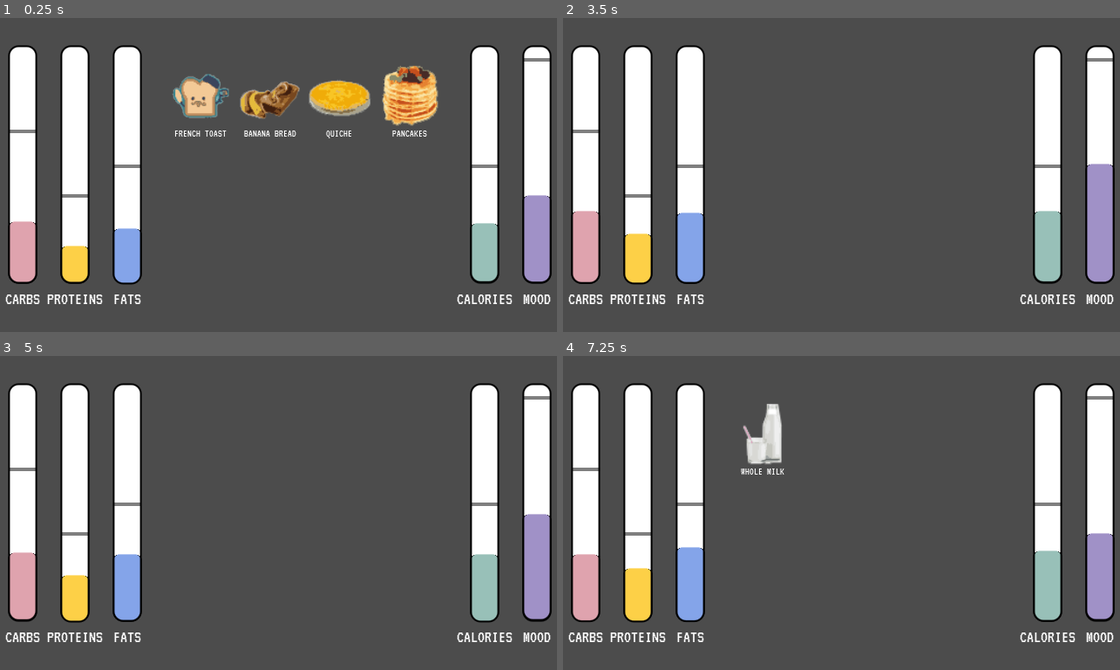
Above: before the commit, frames 1-4 (two rows, left to right).
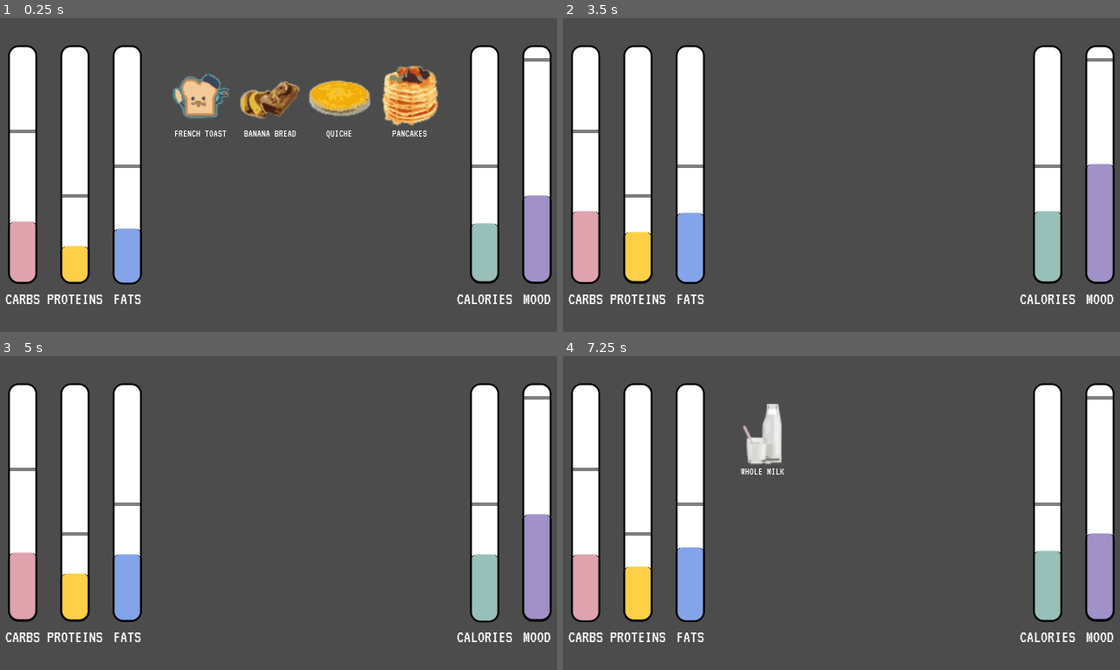
Above: after the commit, the same moments.

Repository: knightsean00/hippo
Game: Godot game, scene res://Scene/Game.tscn
Same seed, same stepped clock (60 frames per second), same inputs: the game is played once before the commit and once after it.
Inputs (mouse positions are in pixels of both pictures, inside the frame that each line leads up to):
- Up to frame 1 (0.25 s): no input
- Up to frame 2 (3.5 s): move the mouse to (763, 118) at 0.52 s; click (763, 118) at 0.67 s; move the mouse to (730, 190) at 1.27 s; click (730, 190) at 1.42 s; move the mouse to (897, 105) at 2.02 s; click (897, 105) at 2.17 s; move the mouse to (813, 237) at 2.77 s; click (813, 237) at 2.92 s
- Up to frame 3 (5 s): move the mouse to (445, 560) at 3.52 s; click (445, 560) at 3.67 s; move the mouse to (111, 465) at 4.27 s; click (111, 465) at 4.42 s
- Up to frame 4 (7.25 s): move the mouse to (869, 513) at 5.02 s; click (869, 513) at 5.17 s; move the mouse to (757, 434) at 5.77 s; click (757, 434) at 5.92 s; move the mouse to (763, 365) at 6.52 s; click (763, 365) at 6.67 s

The runs differ from the first frame. In frame 2, 0.1% of the frame differs, in the area x 10-16%, y 68-85%; in frame 3, 0.1%; in frame 4, less than 0.1%.

Commit message:
Add loss screen

Diff:
--- a/src/Panel.gd
+++ b/src/Panel.gd
@@ -29,9 +29,9 @@
 	self.set_size(space[0])
 
 	if cur_val > max_val:
-		emit_signal("LOSE", " was too high...")
+		emit_signal("LOSE", true)
 	elif cur_val < 0:
-		emit_signal("LOSE", " was too low...")
+		emit_signal("LOSE", false)
 
 
 func calc_space(cur_val, max_val):
--- a/src/Scene/Level.gd
+++ b/src/Scene/Level.gd
@@ -20,7 +20,7 @@
 		"init_val": 25,
 		"max_val": 160,
 		"ideal_val": 60,
-		"rate": -.025,
+		"rate": -.024,
 		"color": Color("#FED148"),
 		"position": Vector2(35, 16)
 	},
--- a/src/Scene/ParentBar.gd
+++ b/src/Scene/ParentBar.gd
@@ -31,11 +31,20 @@
 	var ideal_pos = (1 - (float(self.ideal_val) / float(self.max_val))) * self.get_size().y
 	ideal.set_position(Vector2(0, ideal_pos))
 
-	if label != "mood":
-		connect("LOSE", self, "handle_loss")
+	inner_bar.connect("LOSE", self, "handle_loss")
 
-func handle_loss(text):
-	pass
-#	var level = get_tree().get_root().get_node("GameRoot")
-#	root.remove_child(level)
-#	level.call_deferred("free")
+func handle_loss(too_high):
+	if too_high && self.label == "mood":
+		return
+
+	var level = get_tree().get_root().get_node("Level")
+	get_tree().get_root().remove_child(level)
+
+	var lose_screen = load("res://Scene/Lose.tscn").instance()
+	if too_high && self.label != "mood":
+		lose_screen.init("Your consumption of " + self.label.to_upper() + " was too high...")
+	elif !too_high && self.label != "mood":
+		lose_screen.init("Your consumption of " + self.label.to_upper() + " was too low...")
+	elif !too_high && self.label == "mood":
+		lose_screen.init("Your " + self.label.to_upper() + " was too low...")
+	get_tree().get_root().add_child(lose_screen)
